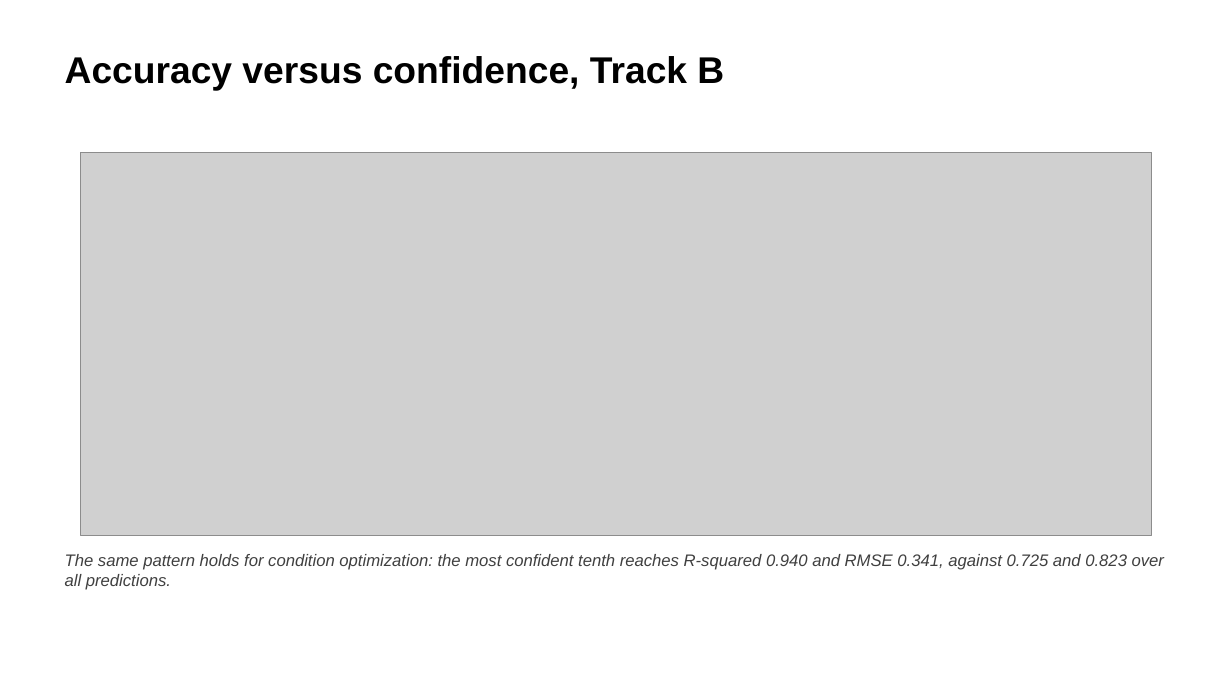
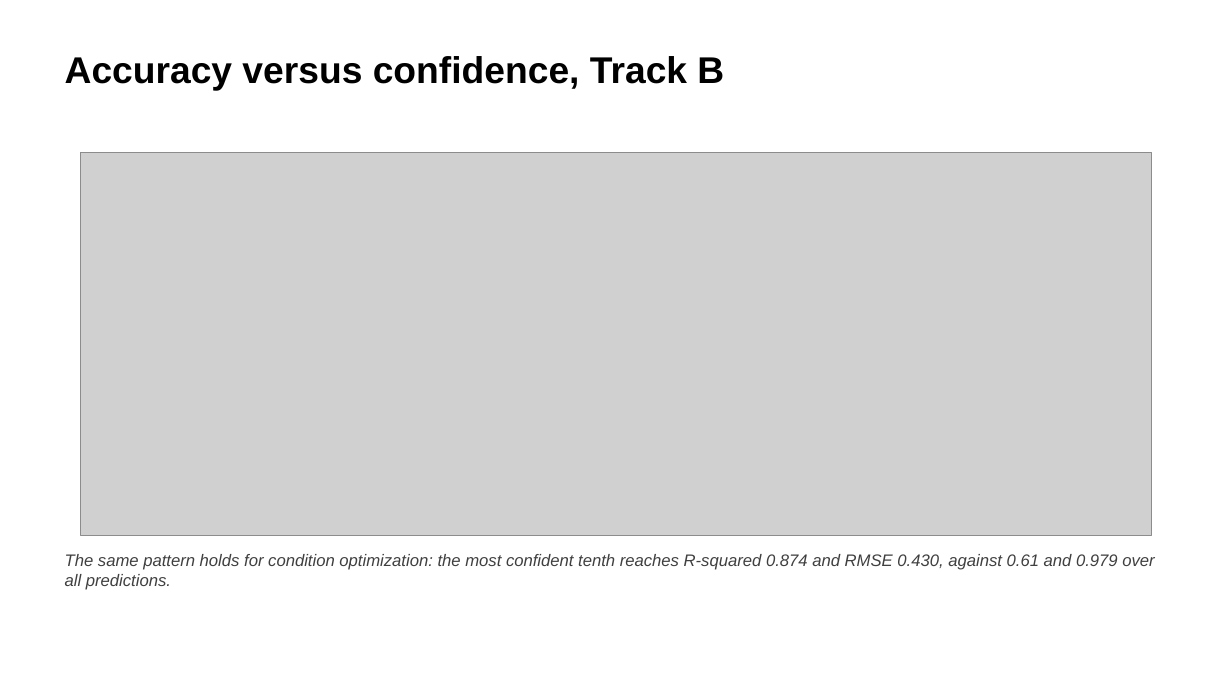
Before and after one commit to SkyEpstein/Machine-learning-to-separate-f-elements-2, a slide deck: slide 7 of docs/REE_Results_Slides_Final.pptx. Drawn at 1232x693 pixels with LibreOffice and Linux fonts; fonts in the diff are those of the drawing; grey boxes stand for pictures. Boxes give left, top, right and bottom in pixels: in the first picture for what was removed or moved away, otherwise in the second. Text is boxed around its words. In the diff, an @@ line names an element or a change of style, - is before the commit and + after.

```diff
--- a/docs/REE_Results_Slides_Final.pptx
+++ b/docs/REE_Results_Slides_Final.pptx
@@ text at <box>65,554,1154,590</box>: text changed @@
-The same pattern holds for condition optimization: the most confident tenth reaches R-squared 0.940 and RMSE 0.341, against 0.725 and 0.823 over all predictions.
+The same pattern holds for condition optimization: the most confident tenth reaches R-squared 0.874 and RMSE 0.430, against 0.61 and 0.979 over all predictions.
```
Also in this commit, not shown: 1 other slide changed, 8 other files.
